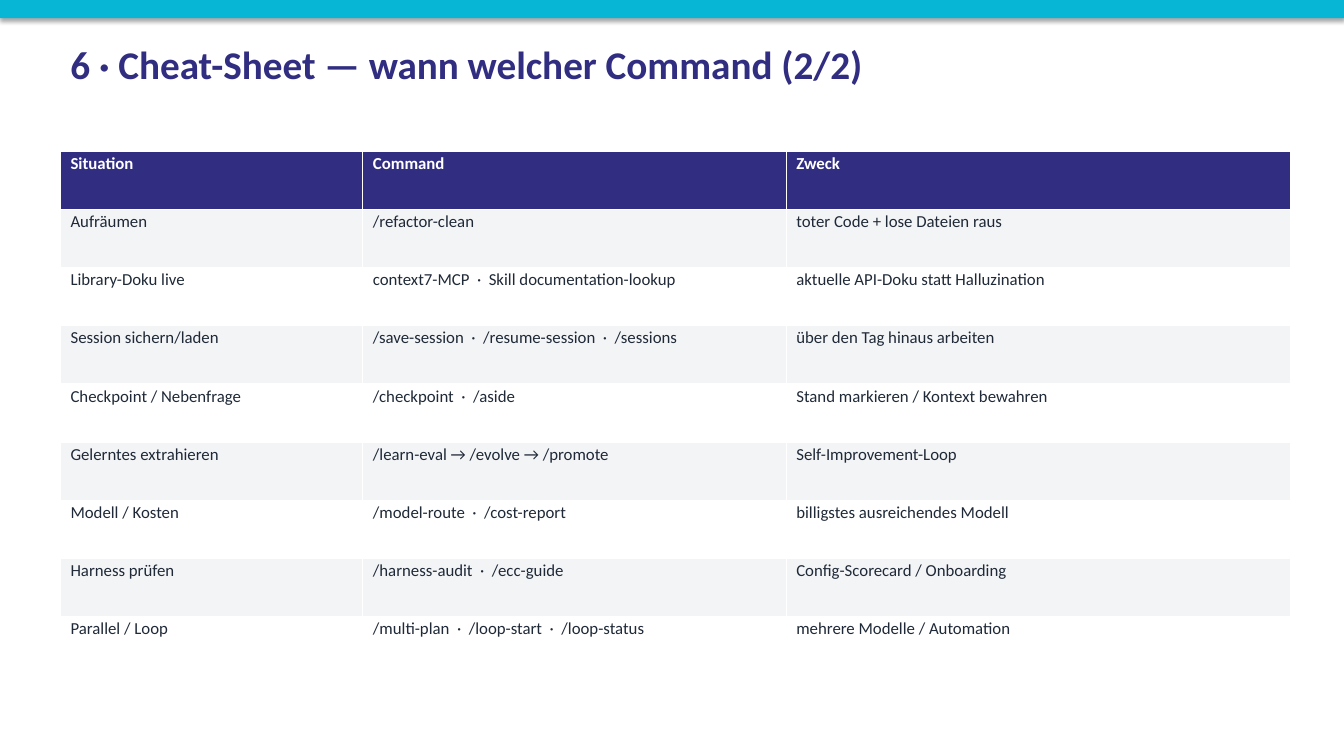
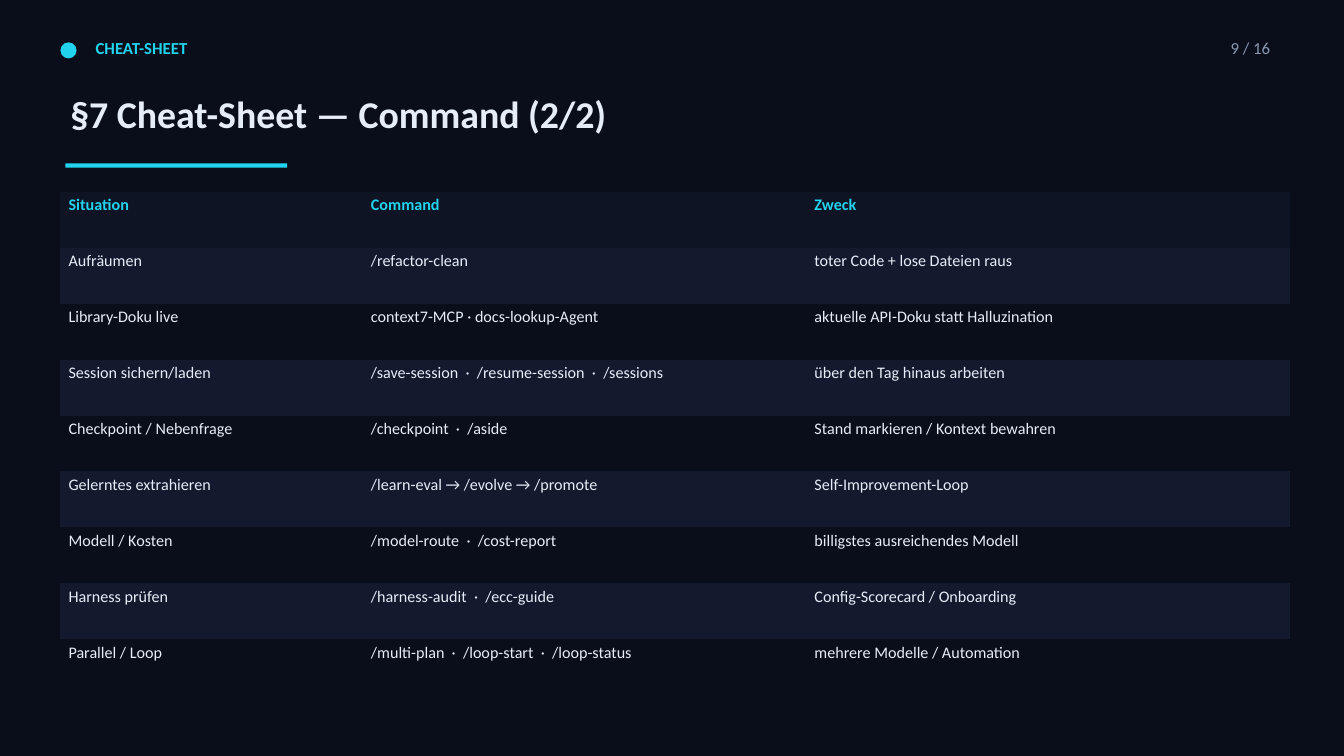
Before and after one commit to Paulee8155/Claude-Code-BestPractice, a slide deck: slide 10 of docs/ECC-Harness-Guide.de.pptx (slide 9 before the commit). Drawn at 1344x756 pixels with LibreOffice and Linux fonts; fonts in the diff are those of the drawing. Boxes give left, top, right and bottom in pixels: in the first picture for what was removed or moved away, otherwise in the second. Text is boxed around its words. In the diff, an @@ line names an element or a change of style, - is before the commit and + after.

```diff
--- a/docs/ECC-Harness-Guide.de.pptx
+++ b/docs/ECC-Harness-Guide.de.pptx
@@ background #FFFFFF to #0A0E1A @@
@@ rectangle removed at <box>0,0,1344,18</box> @@
@@ ellipse added at <box>60,42,77,58</box>, fill #22D3EE @@
@@ text added at <box>96,43,188,54</box>, 12 pt, text #22D3EE, bold @@
+CHEAT-SHEET
@@ text added at <box>1231,42,1270,54</box>, 12 pt, text #8B98B0 @@
+9 / 16
@@ text at <box>70,100,606,134</box>: text changed; size 28 to 27 pt; text colour #312E81 to #E6EDF8 @@
-6 · Cheat-Sheet — wann welcher Command (2/2)
+§7 Cheat-Sheet — Command (2/2)
@@ rectangle added at <box>66,163,287,167</box>, fill #22D3EE @@
@@ table at <box>60,192,1291,696</box> @@
-row 3, column 2: context7-MCP · Skill documentation-lookup
+row 3, column 2: context7-MCP · docs-lookup-Agent
@@ fill #312E81 to #0E1424 in row 1 @@
@@ fill #F3F4F6 to #141A2E in 12 cells @@
@@ fill #FFFFFF to #0A0E1A in 12 cells @@
@@ size 12 to 11.5 pt, text colour #1F2937 to #E6EDF8 @@
@@ text colour #FFFFFF to #22D3EE in "Situation", "Command", "Zweck" @@
@@ borders changed @@
@@ table: place and size @@
-table at <box>60,151,1291,676</box>
+table at <box>60,192,1291,696</box>
```
Also in this commit, not shown: 12 other slides changed, 4 slides added, 1 slide removed, 5 other files.
